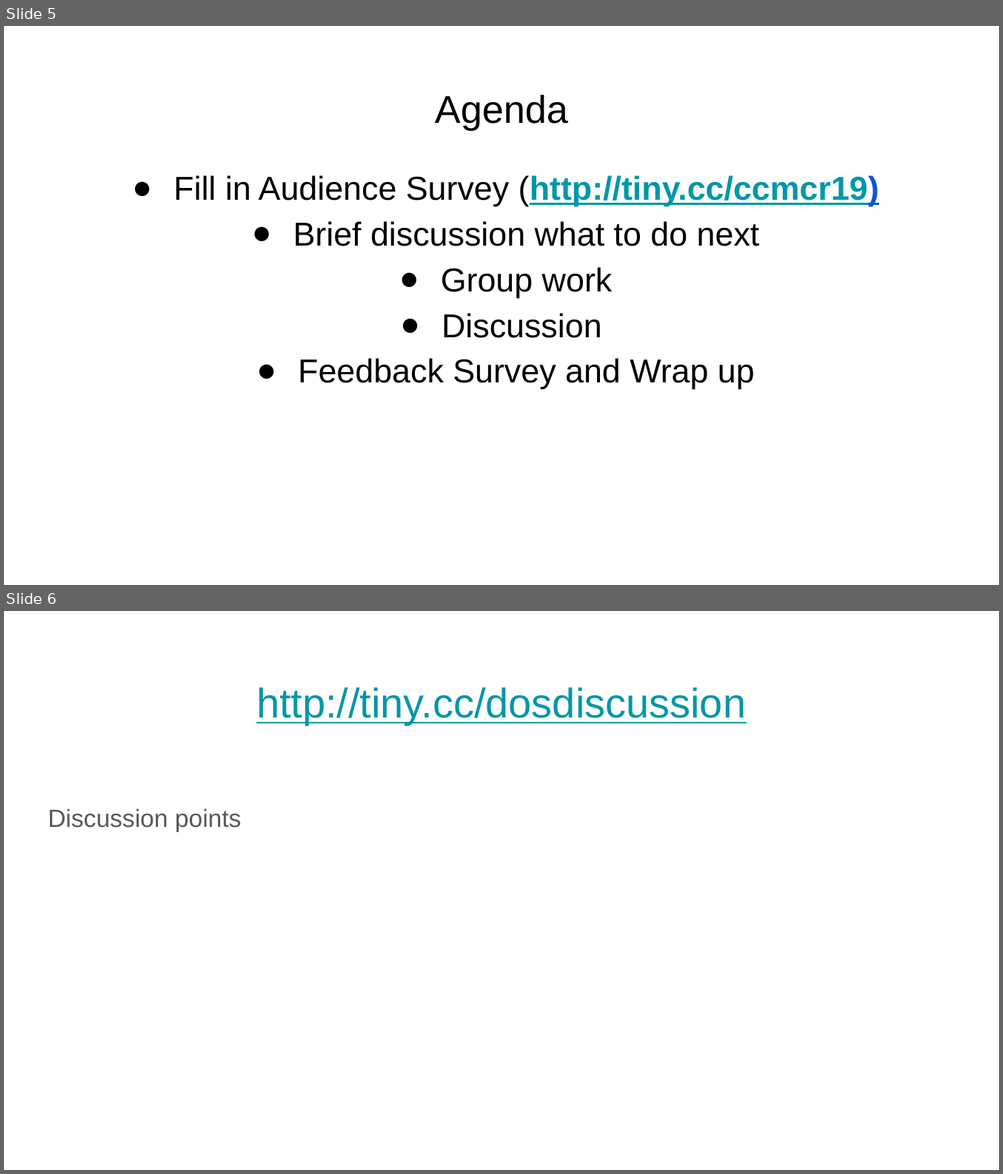
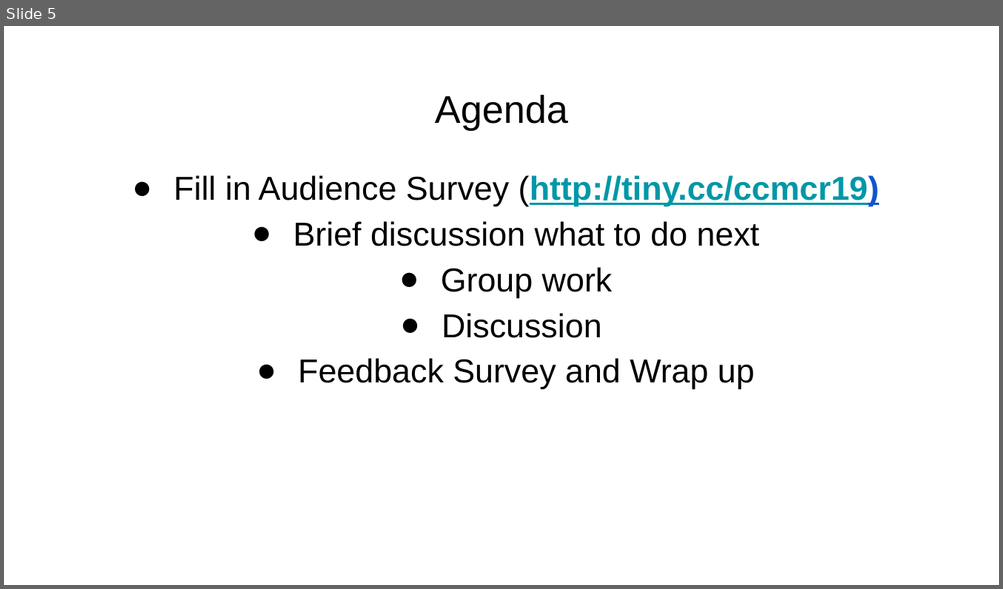
Before and after one commit to selgebali/CCMcr19_dos, a slide deck: Dos and Don’ts for computational training.pptx. Shown one above the other, each under a label of ours: slides 5 and 6 before the commit, slide 5 after it. The pictures are 1003x1174 and 1003x589 pixels, drawn with LibreOffice and Linux fonts; fonts in the diff are those of the drawing. Boxes give left, top, right and bottom in pixels: in the first picture for what was removed or moved away, otherwise in the second. Text is boxed around its words. In the diff, an @@ line names an element or a change of style, - is before the commit and + after.

```diff
--- a/Dos and Don’ts for computational training.pptx
+++ b/Dos and Don’ts for computational training.pptx
@@ slide 6 removed at [4, 611, 999, 1170], background #FFFFFF @@
@@ title removed at [256, 687, 745, 725] @@
-http://tiny.cc/dosdiscussion
@@ text removed at [48, 809, 242, 832] @@
-Discussion points
```
Also in this commit, not shown: 2 other slides removed, 1 other file.
